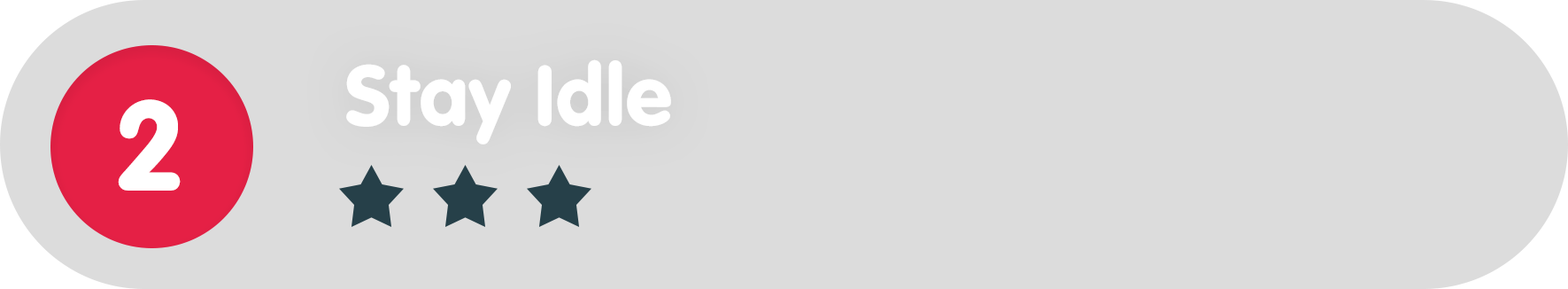
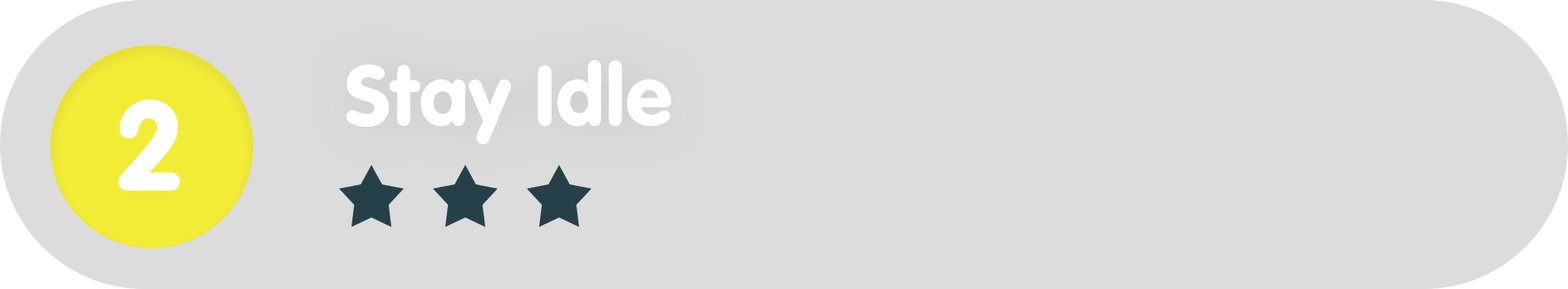
Layer changes from the first 1568px x 289px image to the second:
painted on "Ellipse_green" over <box>50,45,254,248</box>
